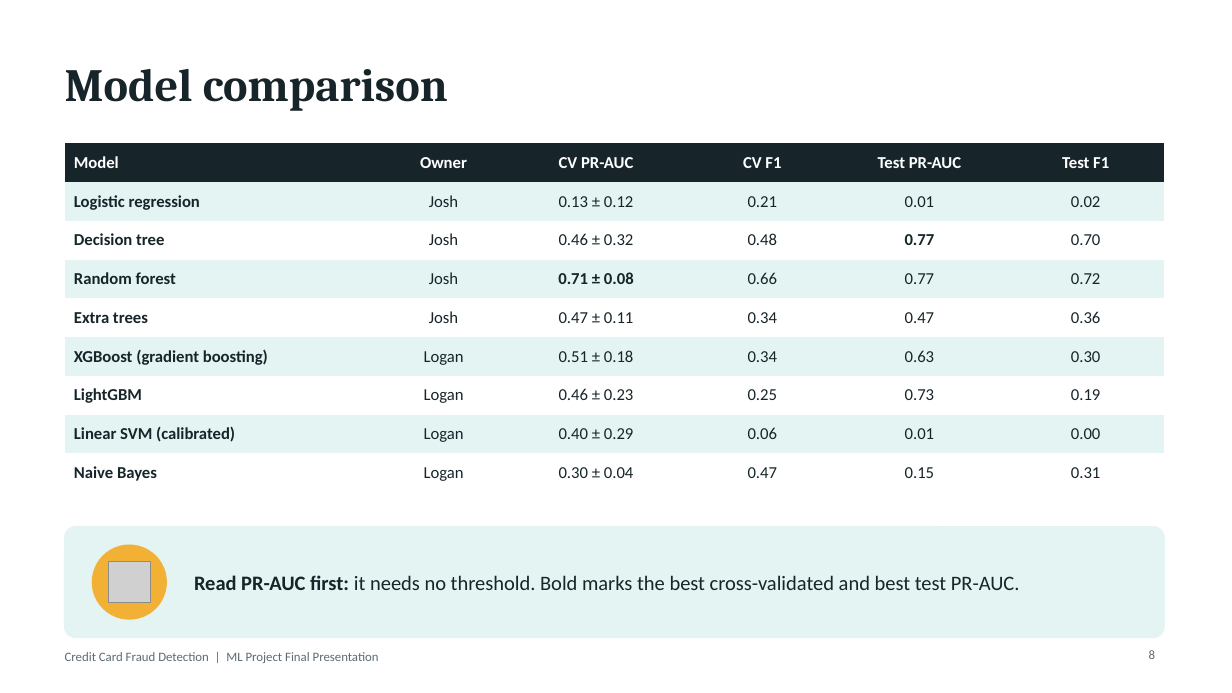
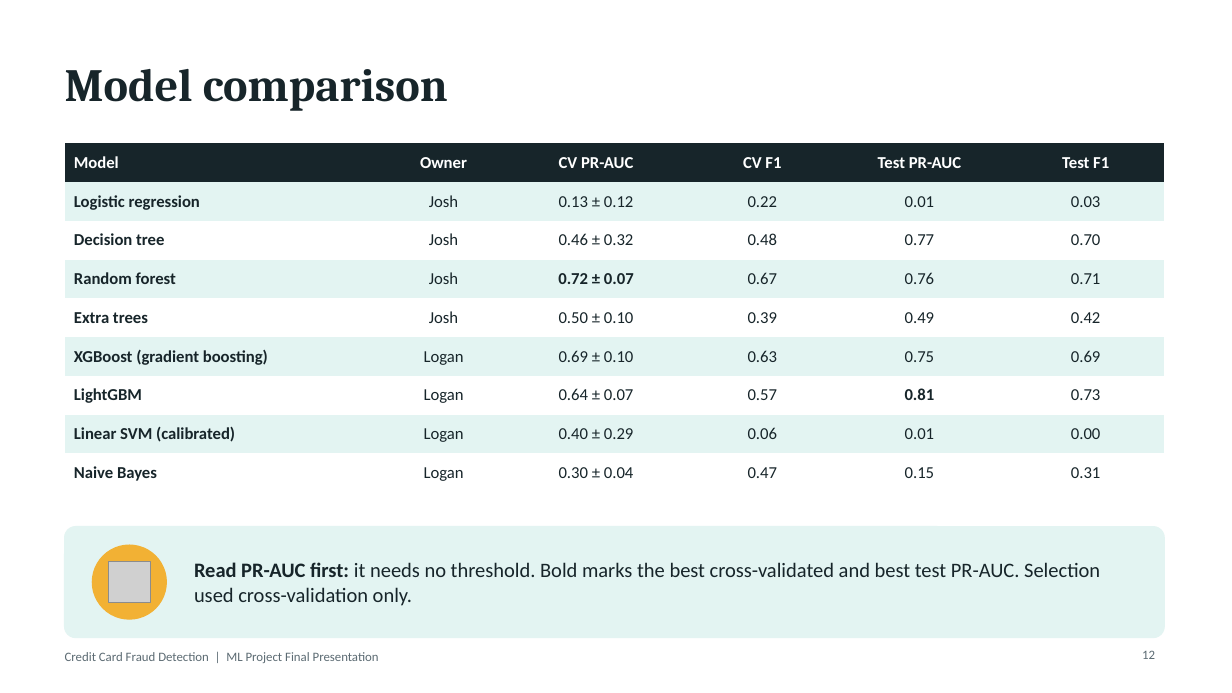
Before and after one commit to joshmfrancis/FraudLens, a slide deck: slide 12 of Presentations/Final Presentation/Final Presentation.pptx (slide 8 before the commit). Drawn at 1232x693 pixels with LibreOffice and Linux fonts; fonts in the diff are those of the drawing; grey boxes stand for pictures. Boxes give left, top, right and bottom in pixels: in the first picture for what was removed or moved away, otherwise in the second. Text is boxed around its words. In the diff, an @@ line names an element or a change of style, - is before the commit and + after.

```diff
--- a/Presentations/Final Presentation/Final Presentation.pptx
+++ b/Presentations/Final Presentation/Final Presentation.pptx
@@ table at [65,143,1165,485] @@
-row 2, column 4: 0.21
+row 2, column 4: 0.22
-row 2, column 6: 0.02
+row 2, column 6: 0.03
-row 4: Random forest | Josh | 0.71 ± 0.08 | 0.66 | 0.77 | 0.72
+row 4: Random forest | Josh | 0.72 ± 0.07 | 0.67 | 0.76 | 0.71
-row 5: Extra trees | Josh | 0.47 ± 0.11 | 0.34 | 0.47 | 0.36
+row 5: Extra trees | Josh | 0.50 ± 0.10 | 0.39 | 0.49 | 0.42
-row 6: XGBoost (gradient boosting) | Logan | 0.51 ± 0.18 | 0.34 | 0.63 | 0.30
+row 6: XGBoost (gradient boosting) | Logan | 0.69 ± 0.10 | 0.63 | 0.75 | 0.69
-row 7: LightGBM | Logan | 0.46 ± 0.23 | 0.25 | 0.73 | 0.19
+row 7: LightGBM | Logan | 0.64 ± 0.07 | 0.57 | 0.81 | 0.73
@@ bold off in "0.77" @@
@@ text at [194,562,1100,606]: text changed @@
-Read PR-AUC first: it needs no threshold. Bold marks the best cross-validated and best test PR-AUC.
+Read PR-AUC first: it needs no threshold. Bold marks the best cross-validated and best test PR-AUC. Selection used cross-validation only.
@@ page number at [1142,650,1155,659]: text changed @@
-8
+12
```
Also in this commit, not shown: 9 other slides changed, 6 slides added, 34 other files.
